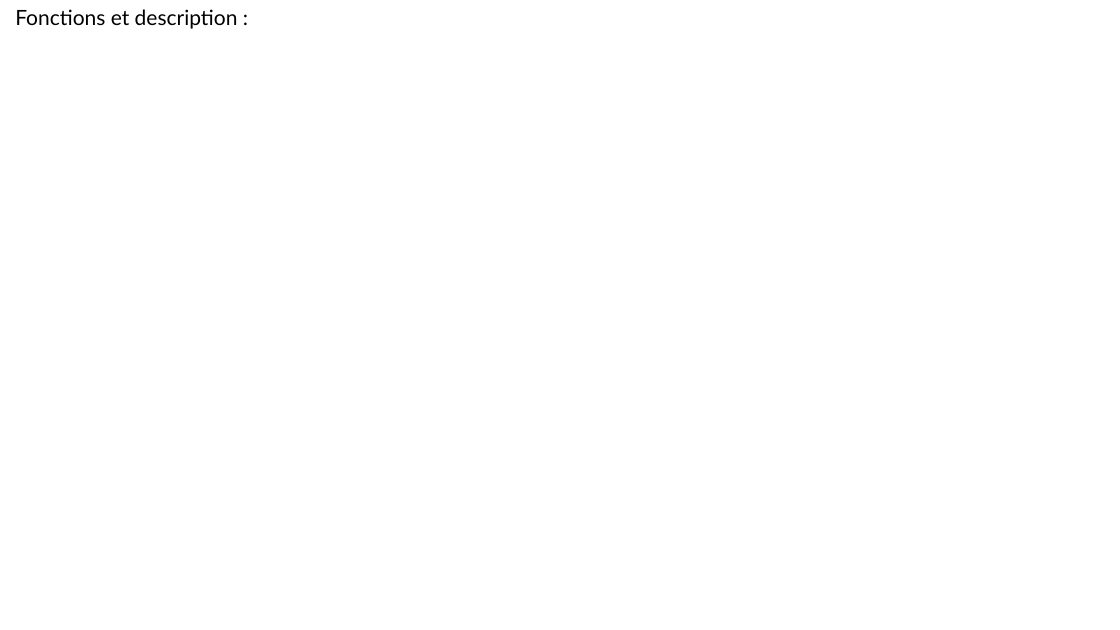
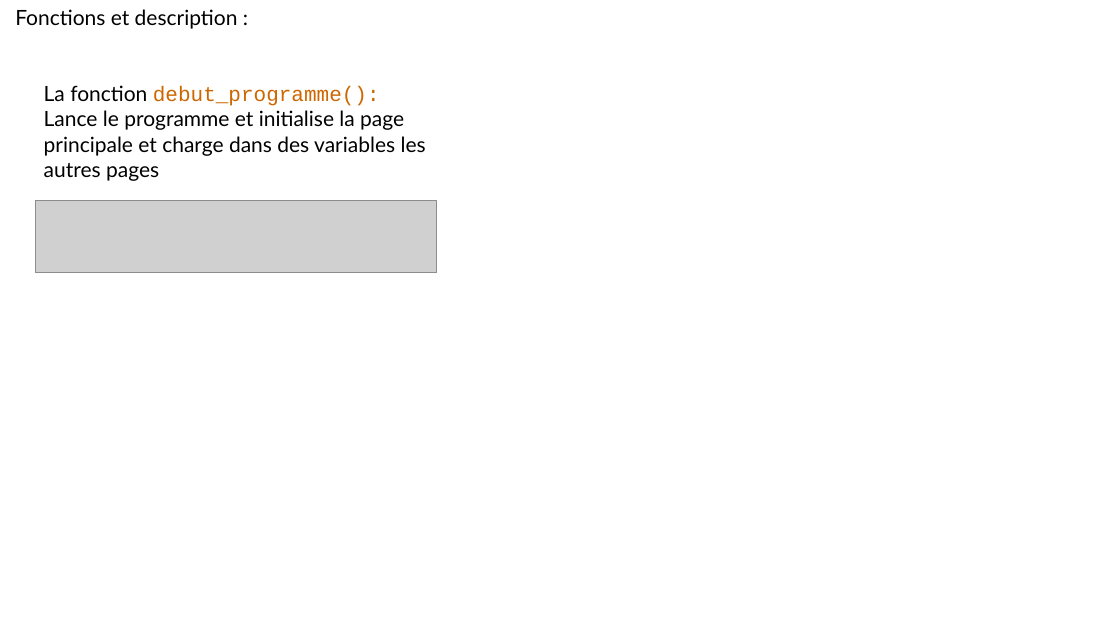
Before and after one commit to MajeurSmith/projet-flight-radar, a slide deck: slide 11 of presentation MAFR.pptx. Drawn at 1120x630 pixels with LibreOffice and Linux fonts; fonts in the diff are those of the drawing; grey boxes stand for pictures. Boxes give left, top, right and bottom in pixels: in the first picture for what was removed or moved away, otherwise in the second. Text is boxed around its words. In the diff, an @@ line names an element or a change of style, - is before the commit and + after.

```diff
--- a/presentation MAFR.pptx
+++ b/presentation MAFR.pptx
@@ text added at (44, 85, 426, 181), 18 pt, text #000000 @@
+La fonction debut_programme():
+Lance le programme et initialise la page principale et charge dans des variables les autres pages
@@ picture added at (35, 201, 436, 273) @@
```
Also in this commit, not shown: 1 other slide changed, 2 other files.
